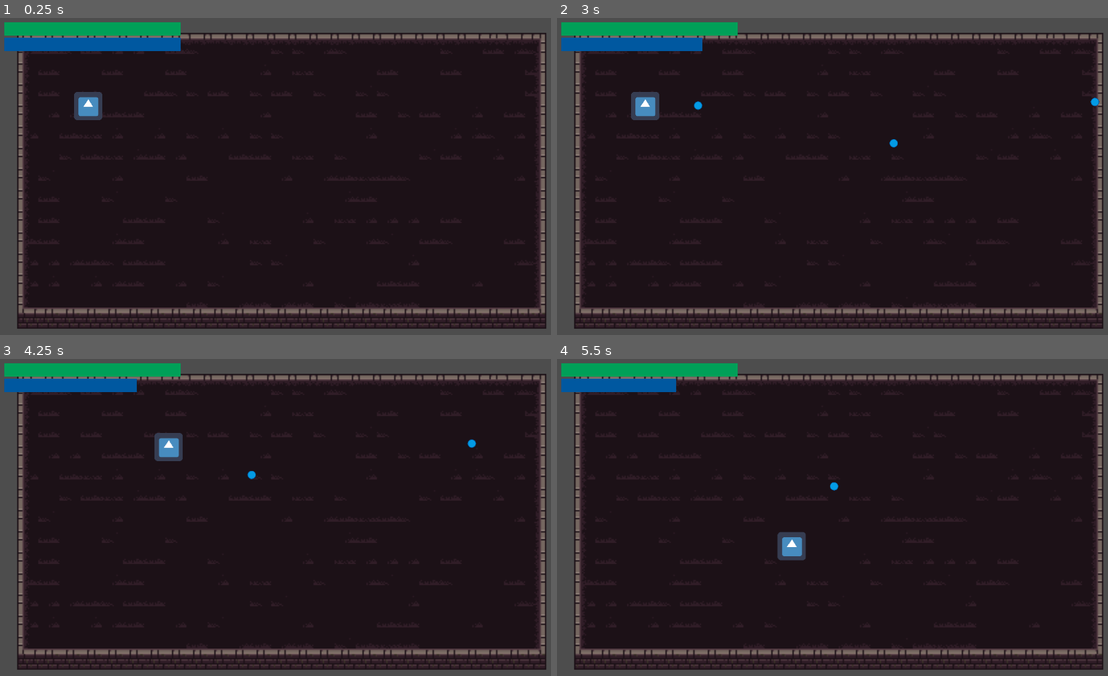
Above: before the commit, frames 1-4 (two rows, left to right).
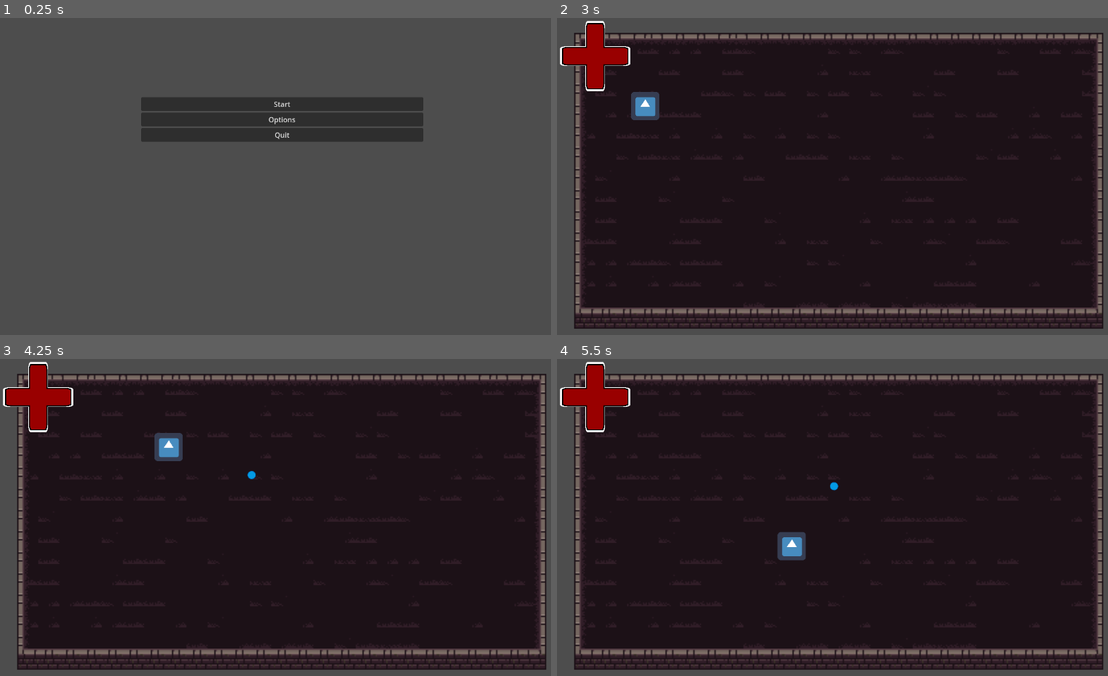
Above: after the commit, the same moments.

Repository: alim395/pf
Game: Godot game, scene res://scene/menus/main_menu/main_menu.tscn
Two runs of this game, one before a commit and one after it. Both use one fixed random seed, a clock stepped at 60 frames per second and the inputs below. Before the commit the project starts from res://scene/main/main.tscn. The engine's default icon, where the game draws it, is replaced by a stand-in: a white triangle on a blue panel in a dark square.
Inputs (mouse positions are in pixels of both pictures, inside the frame that each line leads up to):
- Up to frame 1 (0.25 s): no input
- Up to frame 2 (3 s): click (838, 119) at 0.5 s, where only the run after the commit has a clickable "Options"; click (838, 103) at 1.25 s, where only the run after the commit has a clickable "Random"; click (838, 135) at 2 s, where only the run after the commit has a clickable "Back"; click (838, 103) at 2.75 s, where only the run after the commit has a clickable "Start"
- Up to frame 3 (4.25 s): move the mouse to (407, 501) at 3.52 s; hold D (Right) from 3.53 s (still down); click (407, 501) at 3.6 s
- Up to frame 4 (5.5 s): move the mouse to (727, 533) at 4.27 s; release D (Right) at 4.28 s; hold S (Down) 4.28-5.03 s; click (727, 533) at 4.35 s; move the mouse to (893, 447) at 5.02 s; hold D (Right) from 5.03 s (still down); click (893, 447) at 5.1 s

The runs differ from the first frame. In frame 1, 89% of the frame differs, in the area x 0-100%, y 1-98%; in frame 2, 3.4%; in frame 3, 3.3%; in frame 4, 3.1%.

Commit message:
Added Menus
Added Main Menu and Options Menu.

Diff:
--- a/project.godot
+++ b/project.godot
@@ -11,7 +11,7 @@
 [application]
 
 config/name="PF"
-run/main_scene="res://scene/main/main.tscn"
+run/main_scene="res://scene/menus/main_menu/main_menu.tscn"
 config/features=PackedStringArray("4.3", "GL Compatibility")
 config/icon="res://resource/PF_ICON.png"
 
@@ -19,6 +19,7 @@
 
 window/size/viewport_width=1280
 window/size/viewport_height=720
+window/stretch/mode="viewport"
 
 [input]
 
@@ -52,6 +53,21 @@
 "events": [Object(InputEventKey,"resource_local_to_scene":false,"resource_name":"","device":-1,"window_id":0,"alt_press …(192 unchanged characters)…
 ]
 }
+DebugDamage={
+"deadzone": 0.5,
+"events": [Object(InputEventKey,"resource_local_to_scene":false,"resource_name":"","device":-1,"window_id":0,"alt_pressed":false,"shift_pressed":false,"ctrl_pressed":false,"meta_pressed":false,"pressed":false,"keycode":0,"physical_keycode":90,"key_label":0,"unicode":122,"location":0,"echo":false,"script":null)
+]
+}
+DebugHeal={
+"deadzone": 0.5,
+"events": [Object(InputEventKey,"resource_local_to_scene":false,"resource_name":"","device":-1,"window_id":0,"alt_pressed":false,"shift_pressed":false,"ctrl_pressed":false,"meta_pressed":false,"pressed":false,"keycode":0,"physical_keycode":88,"key_label":0,"unicode":120,"location":0,"echo":false,"script":null)
+]
+}
+DebugExit={
+"deadzone": 0.5,
+"events": [Object(InputEventKey,"resource_local_to_scene":false,"resource_name":"","device":-1,"window_id":0,"alt_pressed":false,"shift_pressed":false,"ctrl_pressed":false,"meta_pressed":false,"pressed":false,"keycode":0,"physical_keycode":4194305,"key_label":0,"unicode":0,"location":0,"echo":false,"script":null)
+]
+}
 
 [rendering]
 
--- a/scene/main/main.gd
+++ b/scene/main/main.gd
@@ -8,9 +8,19 @@
 	set_magic_bar()
 
 func _process(delta: float) -> void:
+	# Debug Functions
 	if Input.is_action_just_pressed("Reset"):
 		get_tree().reload_current_scene()
-
+	if Input.is_action_just_pressed("DebugDamage"):
+		$Player.currhealthPoints -= 1
+		print($Player.currhealthPoints)
+		set_health_bar()
+	if Input.is_action_just_pressed("DebugHeal"):
+		$Player.currhealthPoints += 1
+		print($Player.currhealthPoints)
+		set_health_bar()
+	if Input.is_action_just_pressed("DebugExit"):
+		get_tree().change_scene_to_file("res://scene/menus/main_menu/main_menu.tscn")
 func set_health_bar() -> void:
 	$HUD/HealthBar.value = $Player.currhealthPoints
 
--- a/scene/main/main.tscn
+++ b/scene/main/main.tscn
@@ -1,8 +1,10 @@
-[gd_scene load_steps=7 format=3 uid="uid://dqp32rkbyta3h"]
+[gd_scene load_steps=9 format=3 uid="uid://dqp32rkbyta3h"]
 
 [ext_resource type="PackedScene" uid="uid://blv22nf4vm8r3" path="res://scene/player/player.tscn" id="1_1ilrj"]
 [ext_resource type="Script" path="res://scene/main/main.gd" id="1_6780g"]
+[ext_resource type="Texture2D" uid="uid://btujjtirf7euv" path="res://sprite/UI/HP_EMPTY.png" id="2_nm718"]
 [ext_resource type="PackedScene" uid="uid://bounvdgw8g01y" path="res://scene/room/room.tscn" id="2_wylpf"]
+[ext_resource type="Texture2D" uid="uid://dvkxldwfndg1y" path="res://sprite/UI/HP_FULL.png" id="3_xst2w"]
 
 [sub_resource type="StyleBoxEmpty" id="StyleBoxEmpty_xw2pf"]
 
@@ -22,7 +24,8 @@
 offset_right = 40.0
 offset_bottom = 40.0
 
-[node name="HealthBar" type="ProgressBar" parent="HUD"]
+[node name="HealthBar0" type="ProgressBar" parent="HUD"]
+visible = false
 layout_mode = 0
 offset_left = 10.0
 offset_top = 10.0
@@ -37,6 +40,7 @@
 show_percentage = false
 
 [node name="MagicBar" type="ProgressBar" parent="HUD"]
+visible = false
 layout_mode = 0
 offset_left = 10.0
 offset_top = 45.0
@@ -50,6 +54,20 @@
 rounded = true
 show_percentage = false
 
+[node name="HealthBar" type="TextureProgressBar" parent="HUD"]
+layout_mode = 1
+anchors_preset = -1
+anchor_right = 8.66
+anchor_bottom = 8.66
+offset_right = 3117.6
+offset_bottom = 3117.6
+scale = Vector2(0.05, 0.05)
+max_value = 20.0
+value = 15.0
+fill_mode = 3
+texture_under = ExtResource("2_nm718")
+texture_progress = ExtResource("3_xst2w")
+
 [node name="Room" parent="." instance=ExtResource("2_wylpf")]
 
 [node name="Player" parent="." instance=ExtResource("1_1ilrj")]
--- /dev/null
+++ b/scene/menus/main_menu/main_menu.gd
@@ -0,0 +1,10 @@
+extends Control
+
+func _on_start_pressed() -> void:
+	get_tree().change_scene_to_file("res://scene/main/main.tscn")
+
+func _on_options_pressed() -> void:
+	get_tree().change_scene_to_file("res://scene/menus/options_menu/options_menu.tscn")
+
+func _on_quit_pressed() -> void:
+	get_tree().quit()
--- /dev/null
+++ b/scene/menus/main_menu/main_menu.tscn
@@ -0,0 +1,45 @@
+[gd_scene load_steps=2 format=3 uid="uid://23tj05m08g0u"]
+
+[ext_resource type="Script" path="res://scene/menus/main_menu/main_menu.gd" id="1_6ektt"]
+
+[node name="MainMenu" type="Control"]
+layout_mode = 3
+anchors_preset = 15
+anchor_right = 1.0
+anchor_bottom = 1.0
+grow_horizontal = 2
+grow_vertical = 2
+script = ExtResource("1_6ektt")
+
+[node name="MarginContainer" type="MarginContainer" parent="."]
+layout_mode = 1
+anchors_preset = 8
+anchor_left = 0.5
+anchor_top = 0.5
+anchor_right = 0.5
+anchor_bottom = 0.5
+offset_left = -320.0
+offset_top = -180.0
+offset_right = 320.0
+offset_bottom = 180.0
+grow_horizontal = 2
+grow_vertical = 2
+
+[node name="VBoxContainer" type="VBoxContainer" parent="MarginContainer"]
+layout_mode = 2
+
+[node name="Start" type="Button" parent="MarginContainer/VBoxContainer"]
+layout_mode = 2
+text = "Start"
+
+[node name="Options" type="Button" parent="MarginContainer/VBoxContainer"]
+layout_mode = 2
+text = "Options"
+
+[node name="Quit" type="Button" parent="MarginContainer/VBoxContainer"]
+layout_mode = 2
+text = "Quit"
+
+[connection signal="pressed" from="MarginContainer/VBoxContainer/Start" to="." method="_on_start_pressed"]
+[connection signal="pressed" from="MarginContainer/VBoxContainer/Options" to="." method="_on_options_pressed"]
+[connection signal="pressed" from="MarginContainer/VBoxContainer/Quit" to="." method="_on_quit_pressed"]
--- /dev/null
+++ b/scene/menus/options_menu/options_menu.gd
@@ -0,0 +1,12 @@
+extends Control
+
+# Back Button
+func _on_back_pressed() -> void:
+	get_tree().change_scene_to_file("res://scene/menus/main_menu/main_menu.tscn")
+
+# Fullscreen Button
+func _on_fs_toggled(toggled_on: bool) -> void:
+	if toggled_on == true:
+		DisplayServer.window_set_mode(DisplayServer.WINDOW_MODE_FULLSCREEN)
+	else:
+		DisplayServer.window_set_mode(DisplayServer.WINDOW_MODE_WINDOWED)
--- /dev/null
+++ b/scene/menus/options_menu/options_menu.tscn
@@ -0,0 +1,46 @@
+[gd_scene load_steps=2 format=3 uid="uid://box2jeauvhwh8"]
+
+[ext_resource type="Script" path="res://scene/menus/options_menu/options_menu.gd" id="1_uom8a"]
+
+[node name="OptionsMenu" type="Control"]
+layout_mode = 3
+anchors_preset = 15
+anchor_right = 1.0
+anchor_bottom = 1.0
+grow_horizontal = 2
+grow_vertical = 2
+script = ExtResource("1_uom8a")
+
+[node name="MarginContainer" type="MarginContainer" parent="."]
+layout_mode = 1
+anchors_preset = 8
+anchor_left = 0.5
+anchor_top = 0.5
+anchor_right = 0.5
+anchor_bottom = 0.5
+offset_left = -320.0
+offset_top = -180.0
+offset_right = 320.0
+offset_bottom = 180.0
+grow_horizontal = 2
+grow_vertical = 2
+
+[node name="VBoxContainer" type="VBoxContainer" parent="MarginContainer"]
+layout_mode = 2
+
+[node name="Random" type="Button" parent="MarginContainer/VBoxContainer"]
+layout_mode = 2
+text = "Random"
+
+[node name="FS" type="CheckButton" parent="MarginContainer/VBoxContainer"]
+layout_mode = 2
+text = "Fullscreen"
+
+[node name="Back" type="Button" parent="MarginContainer/VBoxContainer"]
+layout_mode = 2
+size_flags_horizontal = 4
+text = "Back
+"
+
+[connection signal="toggled" from="MarginContainer/VBoxContainer/FS" to="." method="_on_fs_toggled"]
+[connection signal="pressed" from="MarginContainer/VBoxContainer/Back" to="." method="_on_back_pressed"]
--- a/scene/player/player.gd
+++ b/scene/player/player.gd
@@ -52,3 +52,11 @@
 
 	# Attack
 	player_attack()
+
+func damage_player(n: int):
+	currhealthPoints -= n
+	player_damaged.emit()
+
+func heal_player(n: int):
+	currhealthPoints += n
+	player_damaged.emit()
Binary file added: sprite/UI/HP_EMPTY.png
Not shown, added: sprite/UI/HP_EMPTY.png.import
Binary file added: sprite/UI/HP_FULL.png
Not shown, added: sprite/UI/HP_FULL.png.import
